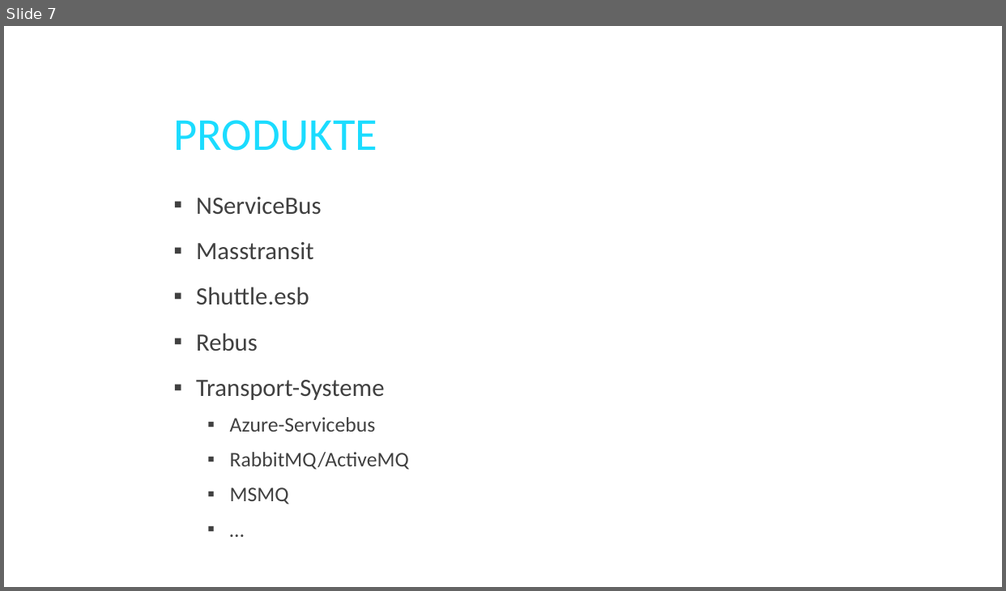
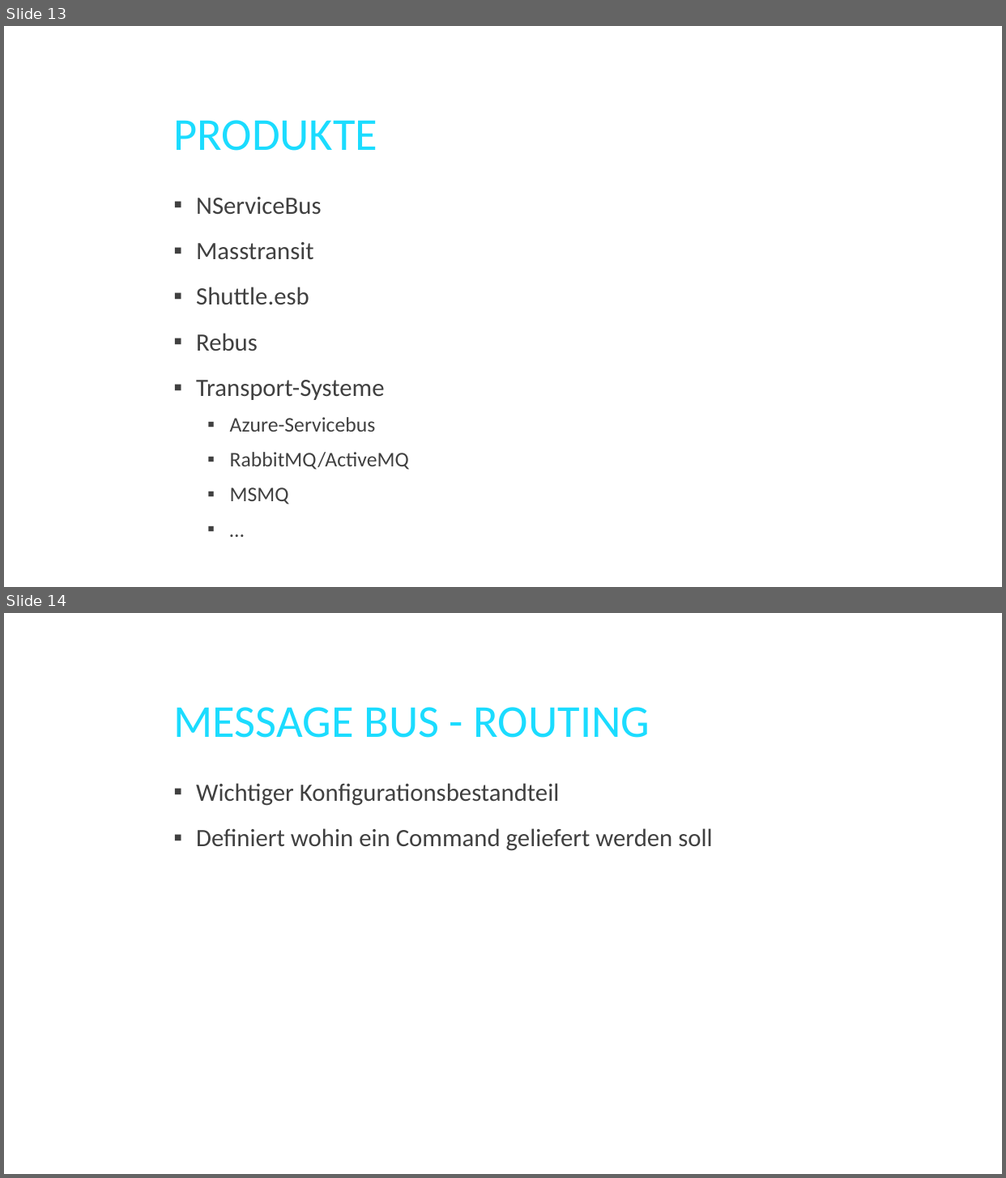
Before and after one commit to twenzel/MessageBusDemo, a slide deck: MessageBus.pptx. Shown one above the other, each under a label of ours: slide 7 before the commit, slides 13 and 14 after it. The pictures are 1006x591 and 1006x1178 pixels, drawn with LibreOffice and Linux fonts; fonts in the diff are those of the drawing; background and template pictures are left out. Boxes give left, top, right and bottom in pixels: in the first picture for what was removed or moved away, otherwise in the second. Text is boxed around its words. In the diff, an @@ line names an element or a change of style, - is before the commit and + after.

```diff
--- a/MessageBus.pptx
+++ b/MessageBus.pptx
@@ slide 14 added at (4,613,1002,1174), background picture (left out) @@
@@ title added at (173,707,650,738), 44 pt, text #1BDCFF @@
+MESSAGE BUS - ROUTING
@@ text added at (196,783,712,851), 24 pt, text #404040 @@
+▪ Wichtiger Konfigurationsbestandteil
+▪ Definiert wohin ein Command geliefert werden soll
@@ what was slide 7 is now slide 13 @@
```
Also in this commit, not shown: 2 slides changed, 9 other slides added.
